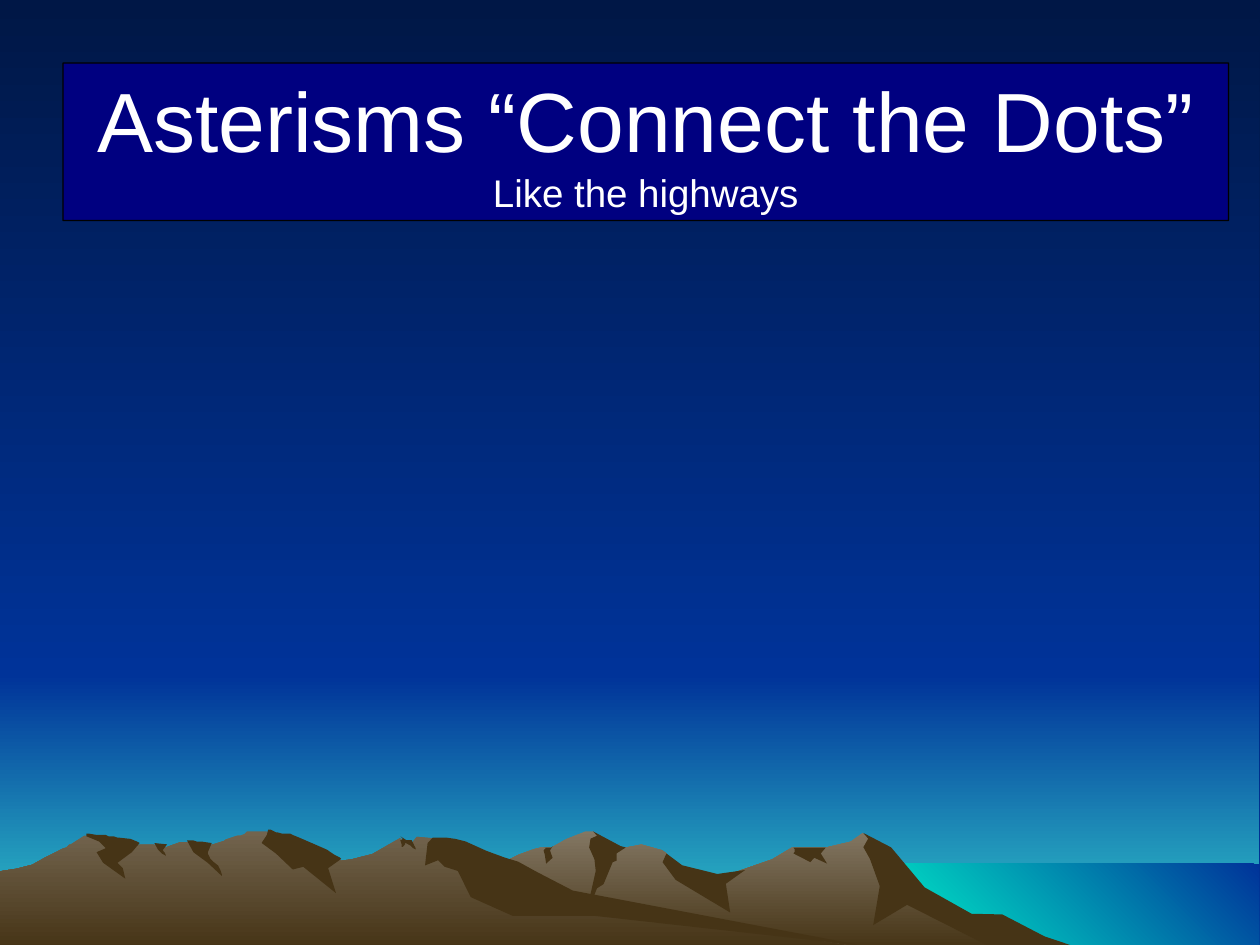
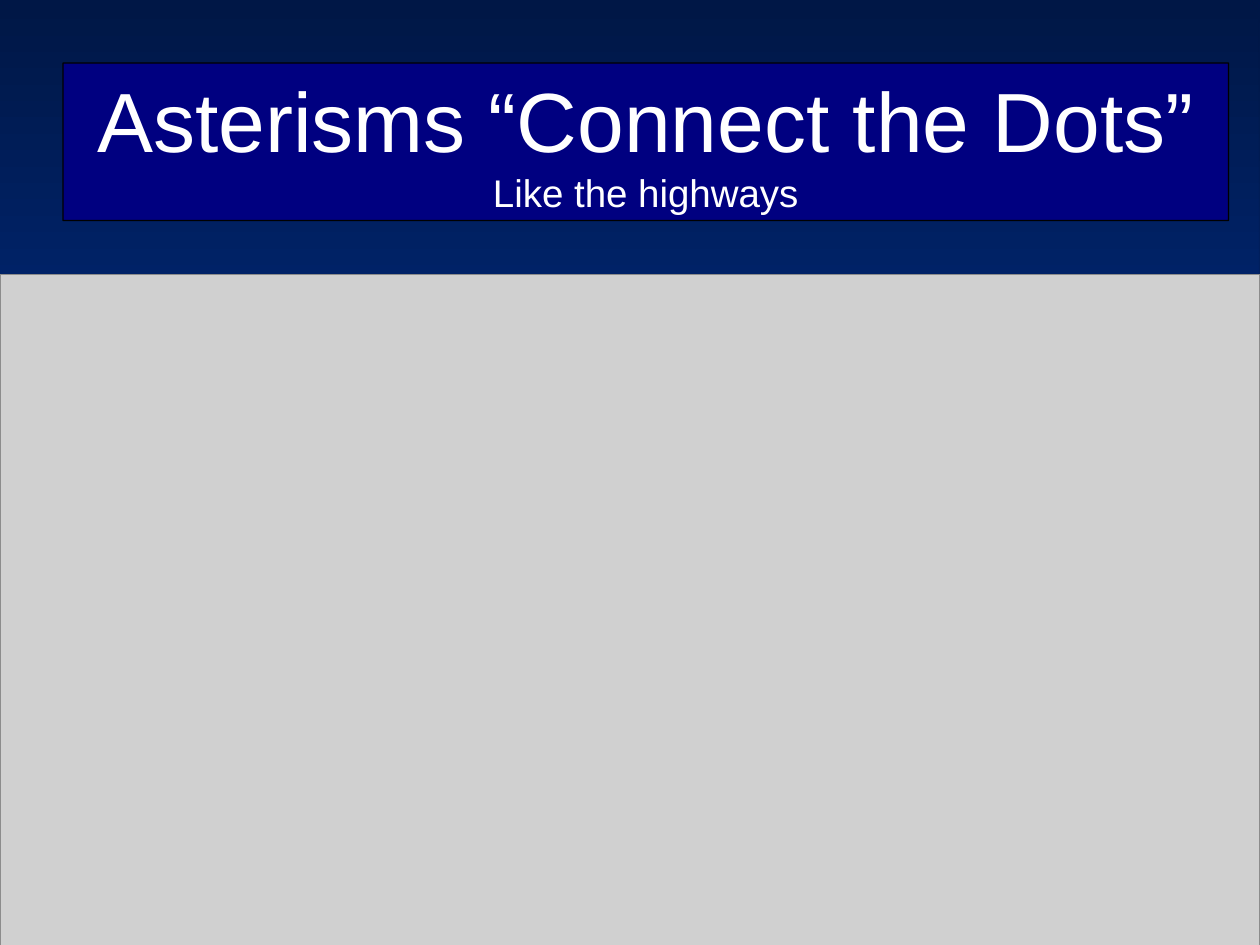
Before and after one commit to ForrestErickson/Asterisms_and_Constelations, a slide deck: slide 3 of Asterisms_and_Constelations.ppt. Drawn at 1260x945 pixels with LibreOffice and Linux fonts; fonts in the diff are those of the drawing; grey boxes stand for pictures; background and template pictures are left out. Boxes give left, top, right and bottom in pixels: in the first picture for what was removed or moved away, otherwise in the second. Text is boxed around its words. In the diff, an @@ line names an element or a change of style, - is before the commit and + after.

```diff
--- a/Asterisms_and_Constelations.ppt
+++ b/Asterisms_and_Constelations.ppt
@@ picture added at [0, 275, 1260, 945] @@
@@ group removed at [87, 830, 416, 893]: 5 freeform shapes @@
@@ outline redrawn in 4 elements at [325, 832, 1033, 945], [0, 832, 869, 945], [425, 838, 869, 945], [863, 833, 1080, 945] @@
@@ group removed at [543, 832, 828, 917]: 4 freeform shapes @@
```
Also in this commit, not shown: 13 other slides changed, 2 slides added, 2 slides removed.
